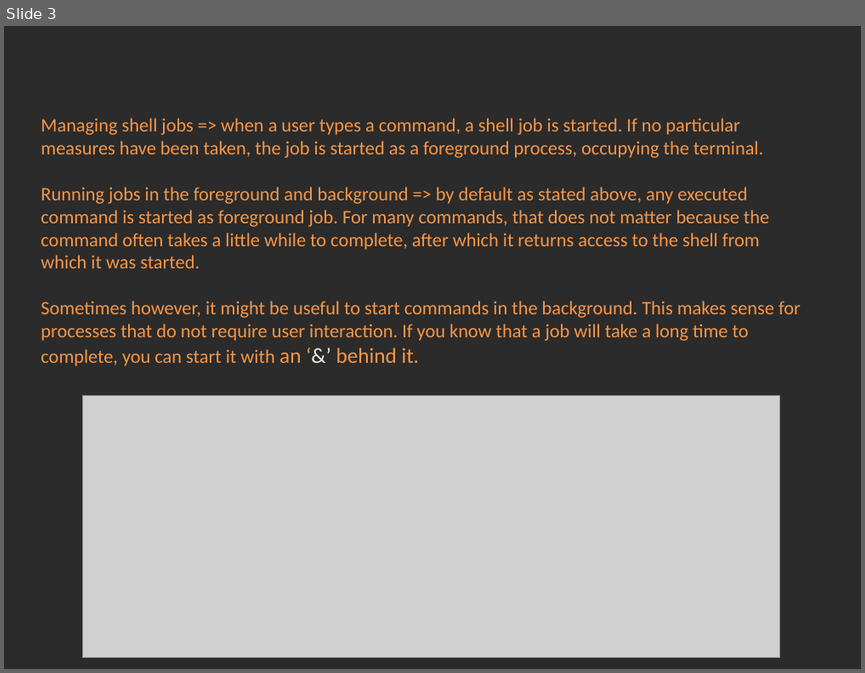
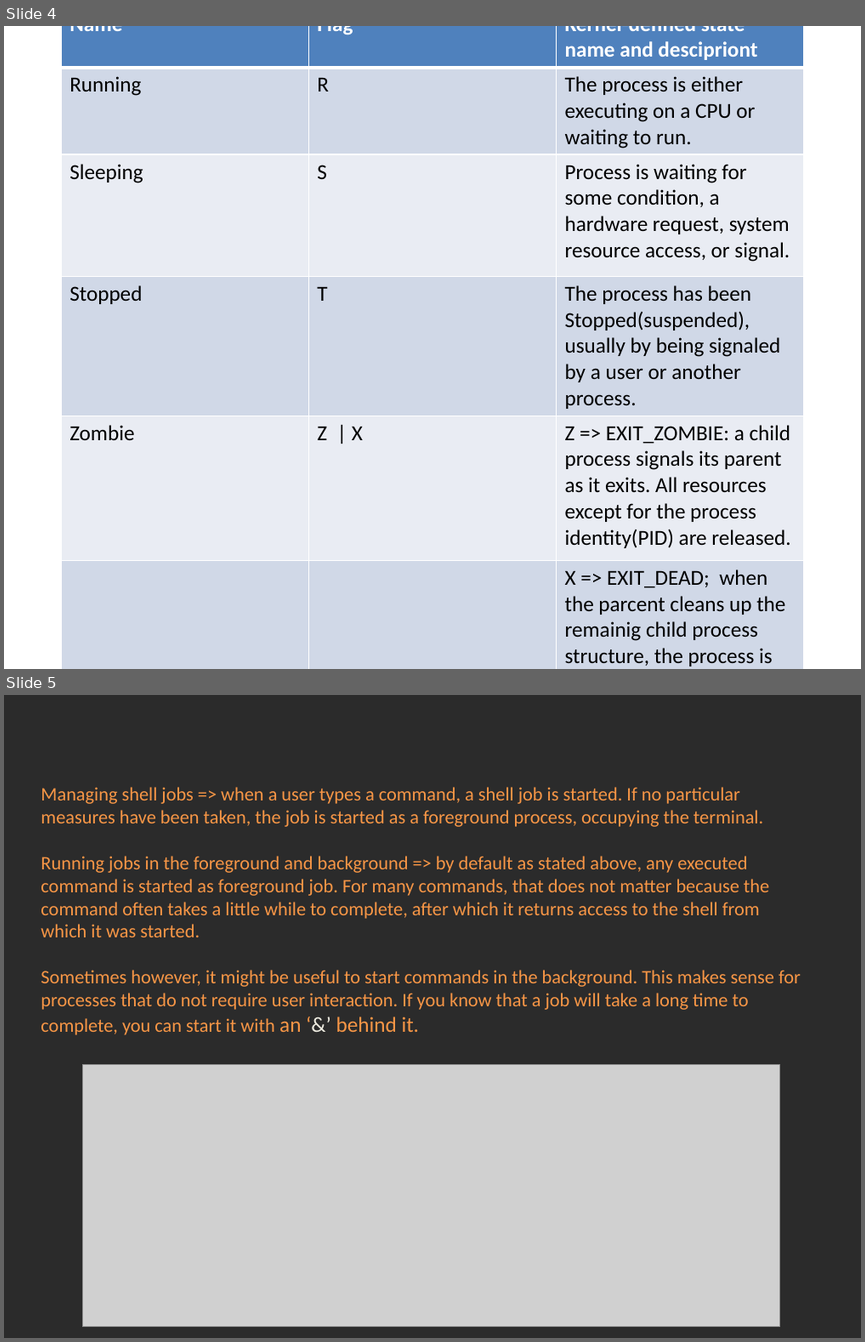
Before and after one commit to Academy-Soft-Intellect/Linux-Course, a slide deck: 7.Processes/07-Processes.pptx. Shown one above the other, each under a label of ours: slide 3 before the commit, slides 4 and 5 after it. The pictures are 865x673 and 865x1342 pixels, drawn with LibreOffice and Linux fonts; fonts in the diff are those of the drawing; grey boxes stand for pictures; background and template pictures are left out; a plain dark background stands for a picture behind light text. Boxes give left, top, right and bottom in pixels: in the first picture for what was removed or moved away, otherwise in the second. Text is boxed around its words. In the diff, an @@ line names an element or a change of style, - is before the commit and + after.

Commit message:
Processes.

```diff
--- a/7.Processes/07-Processes.pptx
+++ b/7.Processes/07-Processes.pptx
@@ slide 4 added at (4, 26, 861, 669), background picture (left out) @@
@@ table added at (62, 26, 804, 669), 6 rows, 3 columns @@
+Name | Flag | Kernel-defined state name and descipriont
+Running | R | The process is either executing on a CPU or waiting to run.
+Sleeping | S | Process is waiting for some condition, a hardware request, system resource access, or signal.
+Stopped | T | The process has been Stopped(suspended), usually by being signaled by a user or another process.
+Zombie | Z | X | Z => EXIT_ZOMBIE: a child process signals its parent as it exits. All resources except for the process identity(PID) are released.
+ |  | X => EXIT_DEAD; when the parcent cleans up the remainig child process structure, the process is now released completely.
@@ what was slide 3 is now slide 5 @@
```
Also in this commit, not shown: 2 slides changed, 1 other slide added.
